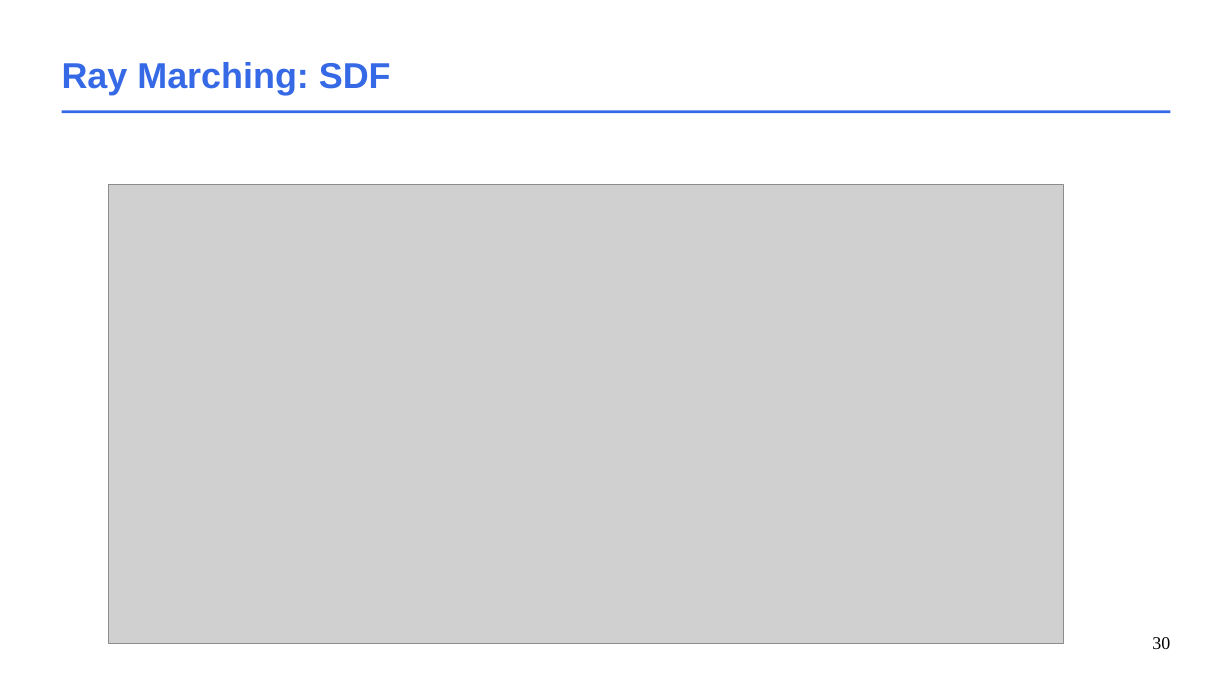
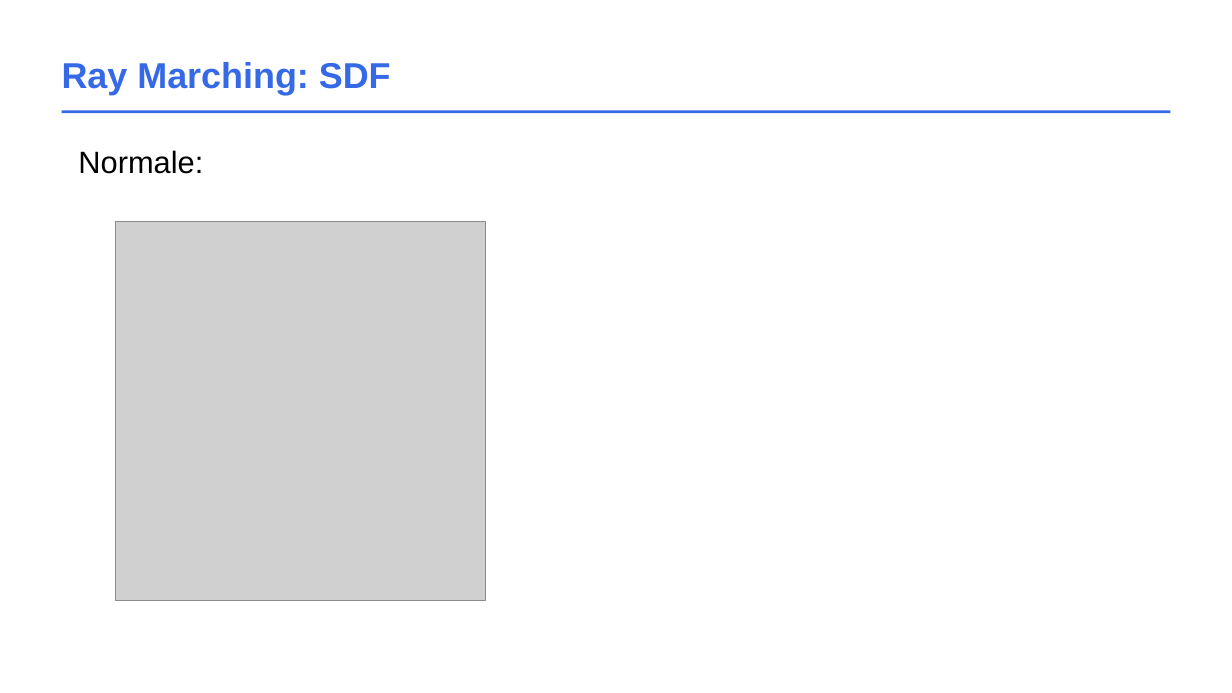
Before and after one commit to schreckc/schreckc.github.io, a slide deck: slide 33 of cours/graphics_ray_marching.odp (slide 30 before the commit). Drawn at 1232x693 pixels with LibreOffice and Linux fonts; fonts in the diff are those of the drawing; grey boxes stand for pictures. Boxes give left, top, right and bottom in pixels: in the first picture for what was removed or moved away, otherwise in the second. Text is boxed around its words. In the diff, an @@ line names an element or a change of style, - is before the commit and + after.

Commit message:
ray marching

```diff
--- a/cours/graphics_ray_marching.odp
+++ b/cours/graphics_ray_marching.odp
@@ text added at (x1=78, y1=150, x2=203, y2=174), 24 pt, text #000000 @@
+Normale:
@@ picture resized from (x1=109, y1=185, x2=1064, y2=644) to (x1=116, y1=222, x2=485, y2=601) @@
@@ page number removed at (x1=1152, y1=637, x2=1170, y2=649) @@
-30
```
Also in this commit, not shown: 31 other slides changed, 7 slides added, 5 other files.
